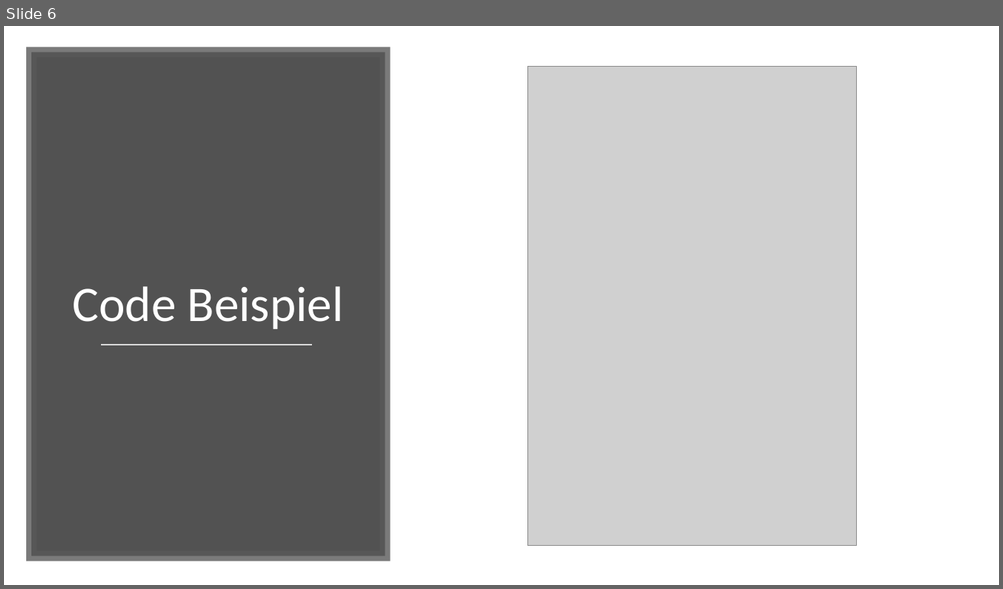
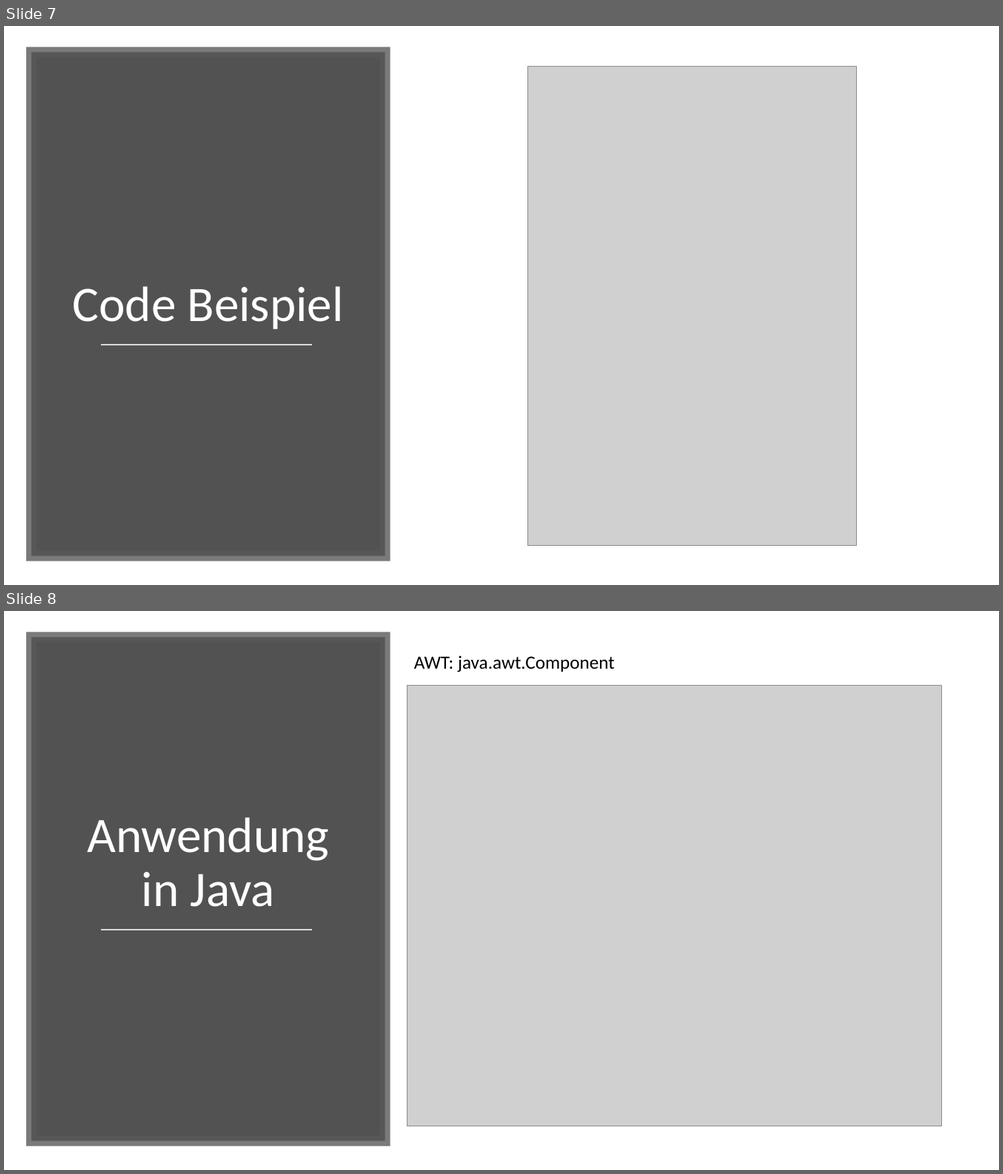
Before and after one commit to Basti098765/Aufgabenmanager_Kompositum, a slide deck: Komposiutm_ppp.pptx. Shown one above the other, each under a label of ours: slide 6 before the commit, slides 7 and 8 after it. The pictures are 1003x589 and 1003x1174 pixels, drawn with LibreOffice and Linux fonts; fonts in the diff are those of the drawing; grey boxes stand for pictures. Boxes give left, top, right and bottom in pixels: in the first picture for what was removed or moved away, otherwise in the second. Text is boxed around its words. In the diff, an @@ line names an element or a change of style, - is before the commit and + after.

```diff
--- a/Komposiutm_ppp.pptx
+++ b/Komposiutm_ppp.pptx
@@ slide 8 added at box(4, 611, 999, 1170), background #FFFFFF @@
@@ rectangle added at box(31, 637, 385, 1142), fill #404040 at 90% opacity, outline #595959 10 pt @@
@@ text added at box(414, 655, 614, 672), 18 pt, text #000000 @@
+AWT: java.awt.Component
@@ picture added at box(407, 686, 942, 1127) @@
@@ title added at box(87, 817, 329, 907), 48 pt, text #FFFFFF @@
+Anwendung in Java
@@ line added from (101, 931) to (312, 931), #D9D9D9 1.75 pt @@
@@ what was slide 6 is now slide 7 @@
```
Also in this commit, not shown: 1 slide changed, 3 other slides added, 2 slides removed.
